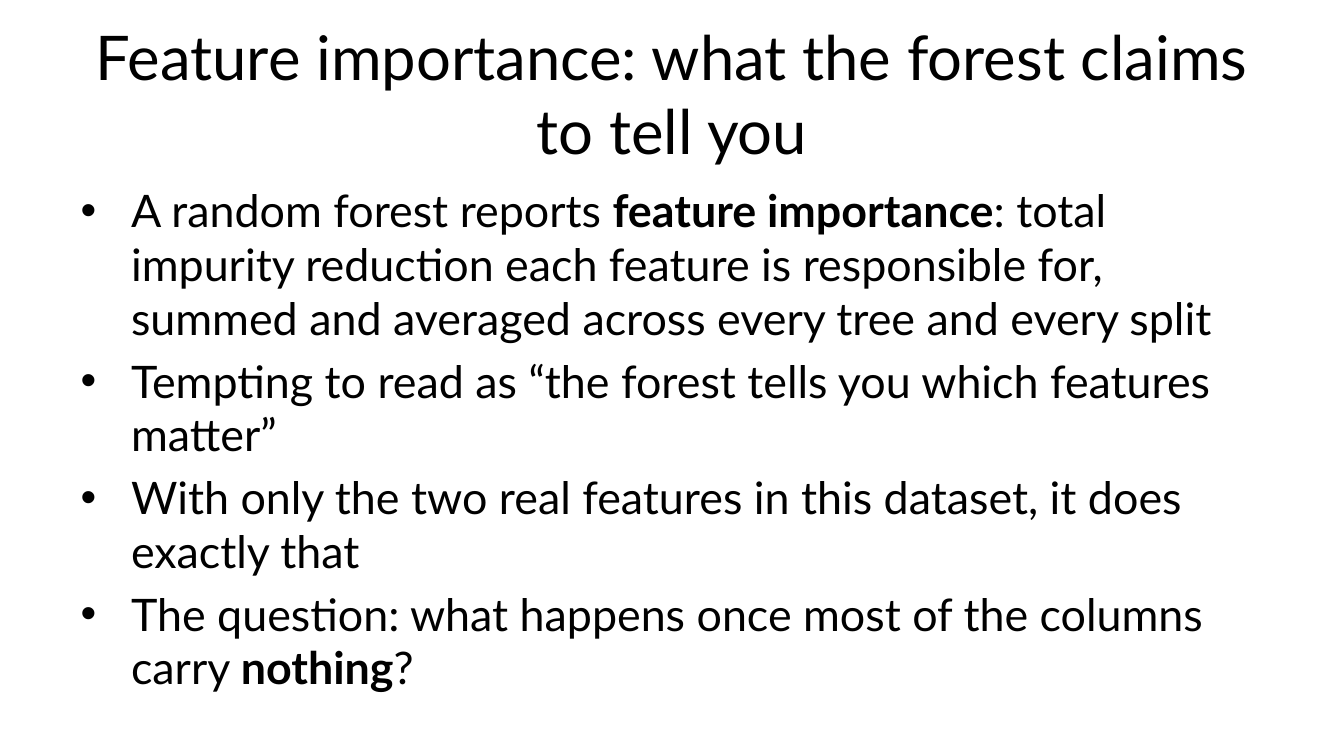
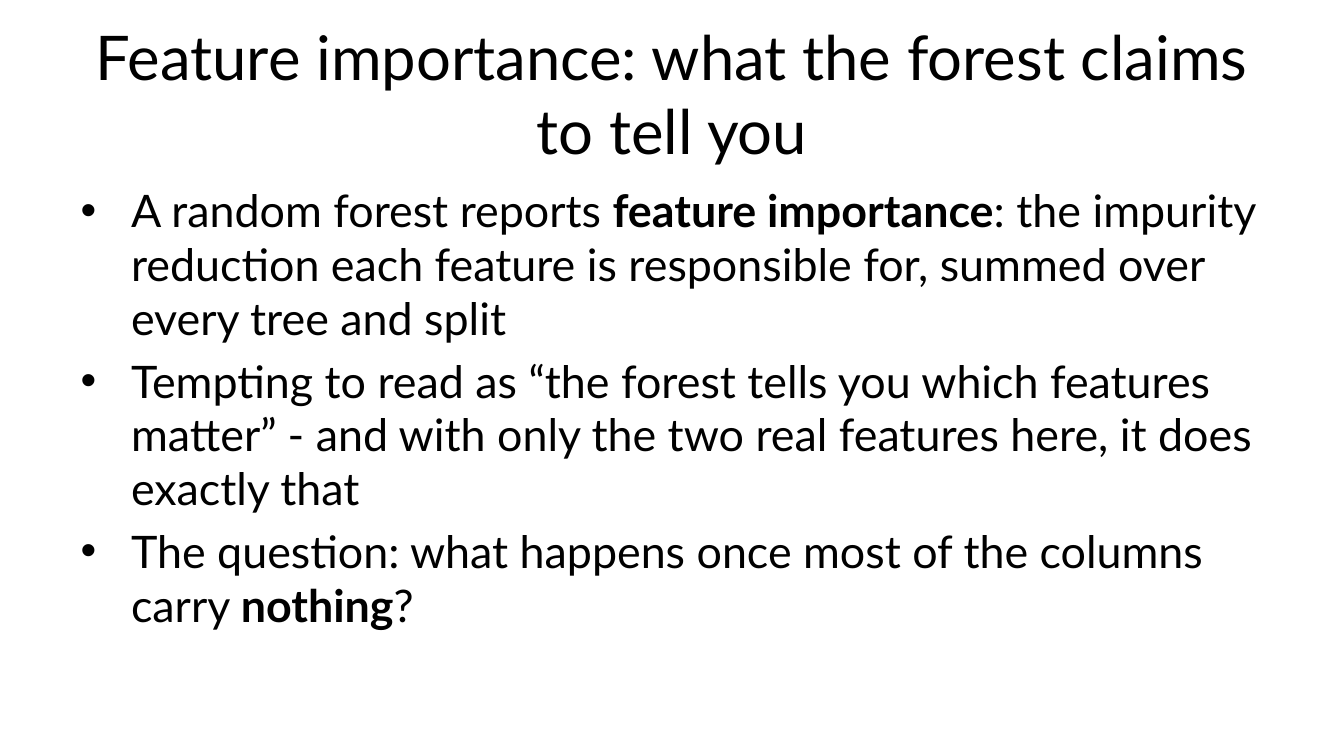
Before and after one commit to fabioantonini/technologies-for-artificial-intelligence, a slide deck: slide 32 of Lessons/07_trees_and_ensembles/Slides/trees_and_ensembles_slides.pptx. Drawn at 1344x756 pixels with LibreOffice and Linux fonts; fonts in the diff are those of the drawing; background and template pictures are left out. Boxes give left, top, right and bottom in pixels: in the first picture for what was removed or moved away, otherwise in the second. Text is boxed around its words. In the diff, an @@ line names an element or a change of style, - is before the commit and + after.

```diff
--- a/Lessons/07_trees_and_ensembles/Slides/trees_and_ensembles_slides.pptx
+++ b/Lessons/07_trees_and_ensembles/Slides/trees_and_ensembles_slides.pptx
@@ text at [131, 193, 1257, 513]: text changed @@
-• A random forest reports feature importance: total impurity reduction each feature is responsible for, summed and averaged across every tree and every split
-• Tempting to read as “the forest tells you which features matter”
-• With only the two real features in this dataset, it does exactly that
+• A random forest reports feature importance: the impurity reduction each feature is responsible for, summed over every tree and split
+• Tempting to read as “the forest tells you which features matter” - and with only the two real features here, it does exactly that
```
Also in this commit, not shown: 3 other slides changed, 12 other files.
